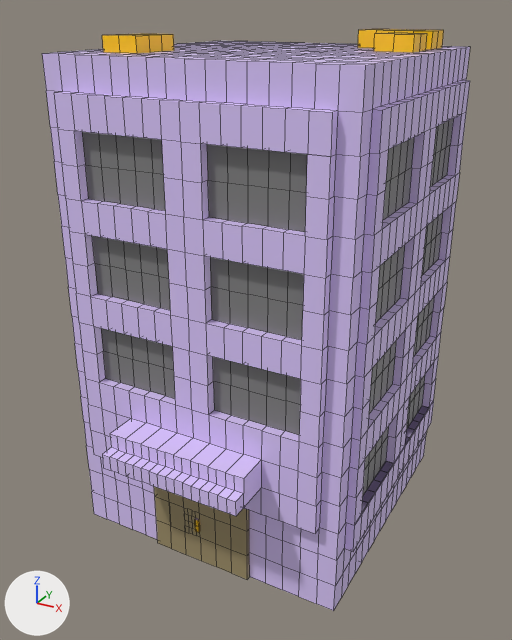
Renders of the FBX model Bird Gang/Assets/MayaMesh/lightOrangeTowerBlock.fbx from each side of a commit.
Camera for both pictures: a 50 mm camera at (16.1, -25.7, 11.4) aimed at (2.8, -1.4, -0.7). The lights are fixed; the arrows at lower left show +X, +Y and +Z. Mesh edges are drawn as thin lines. Where no turn or scale is listed for an object, it has been applied to the vertices. Vertices at the same position are counted once.

Before the edit, the objects in view are built like this:
```python
mat_browndoor = principled_material('brownDoor')
mat_browndoor.base_color = (0.358, 0.286, 0.147)  # beige #a1926b
mat_browndoor.roughness = 0.4
mat_doorhandle = principled_material('doorHandle')
mat_doorhandle.base_color = (1.0, 0.576, 0.0)  # yellow #ffc800
mat_doorhandle.metallic = 0.311
mat_doorhandle.roughness = 0.4
mat_purpletowerblock1 = principled_material('purpleTowerBlock1')
mat_purpletowerblock1.base_color = (0.738, 0.593, 1.0)  # purple #dfcaff
mat_purpletowerblock1.roughness = 0.4
mat_towertopparts = principled_material('towerTopParts')
mat_towertopparts.base_color = (1.0, 0.576, 0.0)  # yellow #ffc800
mat_towertopparts.roughness = 0.4
mat_towerwindows = principled_material('towerWindows')
mat_towerwindows.base_color = (0.224, 0.224, 0.224)  # grey #828282
mat_towerwindows.roughness = 0.4
me_mesh = bpy.data.meshes.new('Mesh')
me_mesh.from_pydata(...)  # 2432 vertices, 2415 faces; spans x -6.4..6.4, y -8.3..6.4, z -10.0..10.7
# faces by material slot: [300, 2026, 48, 37, 4]
me_mesh.materials.append(mat_towerwindows)  # grey #828282
me_mesh.materials.append(mat_purpletowerblock1)  # purple #dfcaff
me_mesh.materials.append(mat_towertopparts)  # yellow #ffc800
me_mesh.materials.append(mat_browndoor)  # beige #a1926b
me_mesh.materials.append(mat_doorhandle)  # yellow #ffc800
ob_purpletowerblock = bpy.data.objects.new('purpleTowerBlock', me_mesh)
ob_purpletowerblock.location = (2.75, 0.0, 0.0)
```
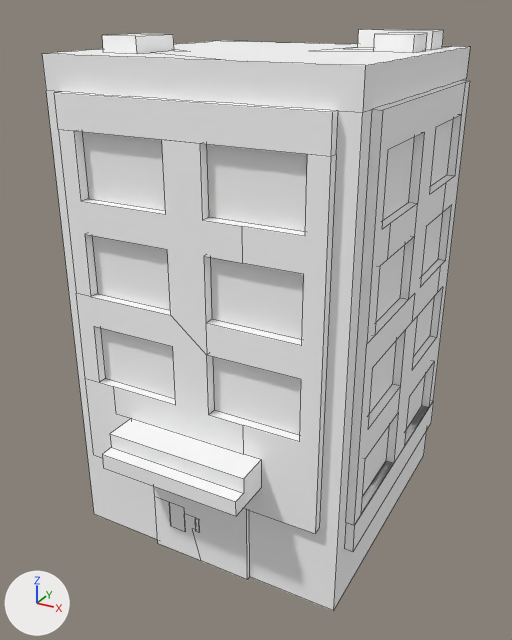
Where the newer file only moved an object's origin or applied its transform, the numbers keep the older frame.

What changed in the scene script:
```text
Change mat_towerwindows:
    mat_towerwindows.base_color: (0.224, 0.224, 0.224) -> (1.0, 1.0, 1.0)  # grey #828282 -> white #ffffff
Change mat_purpletowerblock1:
    mat_purpletowerblock1.base_color: (0.738, 0.593, 1.0) -> (1.0, 1.0, 1.0)  # purple #dfcaff -> white #ffffff
Change mat_towertopparts:
    mat_towertopparts.base_color: (1.0, 0.576, 0.0) -> (1.0, 1.0, 1.0)  # yellow #ffc800 -> white #ffffff
Change mat_browndoor:
    mat_browndoor.base_color: (0.358, 0.286, 0.147) -> (1.0, 1.0, 1.0)  # beige #a1926b -> white #ffffff
Change mat_doorhandle:
    mat_doorhandle.metallic: 0.311 -> 0.0
Change me_mesh:
    used by ob_purpletowerblock; location = (2.75, 0.0, 0.0)
    remove me_mesh.from_pydata(...)  # 2432 vertices, 2415 faces; spans x -6.4..6.4, y -8.3..6.4, z -10.0..10.7
    add me_mesh.from_pydata(...)  # 544 vertices, 254 faces; spans x -6.4..6.4, y -8.3..6.4, z -10.0..10.7
    me_mesh part 1: 1888 vertices removed from x -6.4..6.4, y -8.3..6.4, z -10.0..10.7
```

Boxes (x1, y1, x2, y2) around the edits, measured in the pictures (512 x 640 px):
'purpleTowerBlock', recoloured, surface changed, reshaped (purple to grey)
    both: (42, 29, 470, 611)
part 1 of me_mesh, deleted (purple)
    before: (46, 29, 470, 611)
